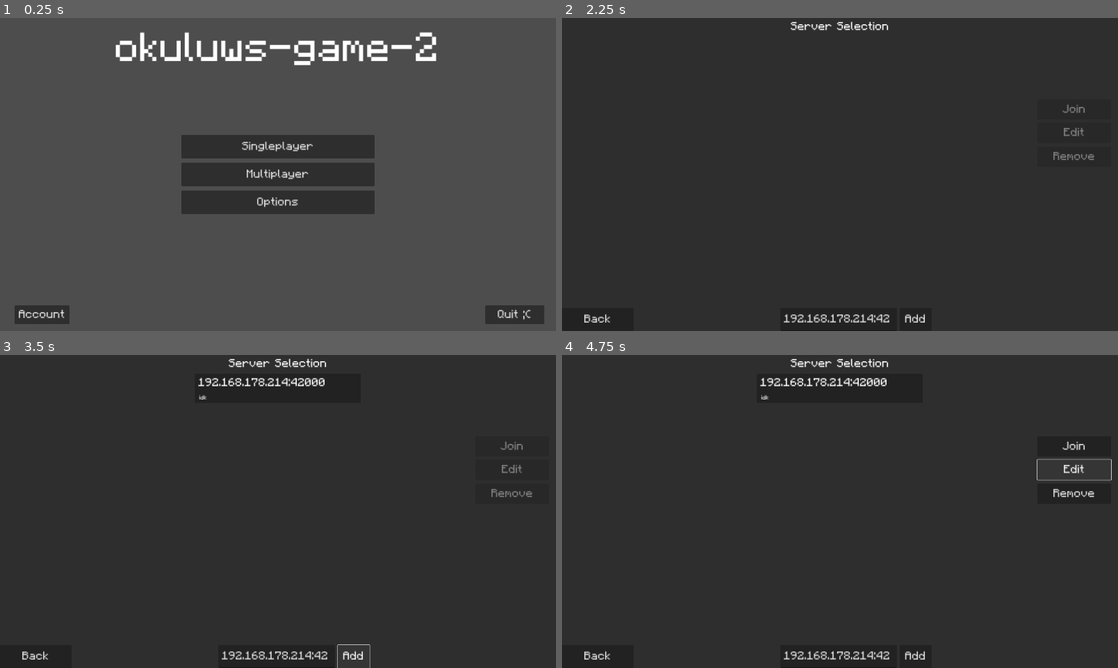
Above: before the commit, frames 1-4 (two rows, left to right).
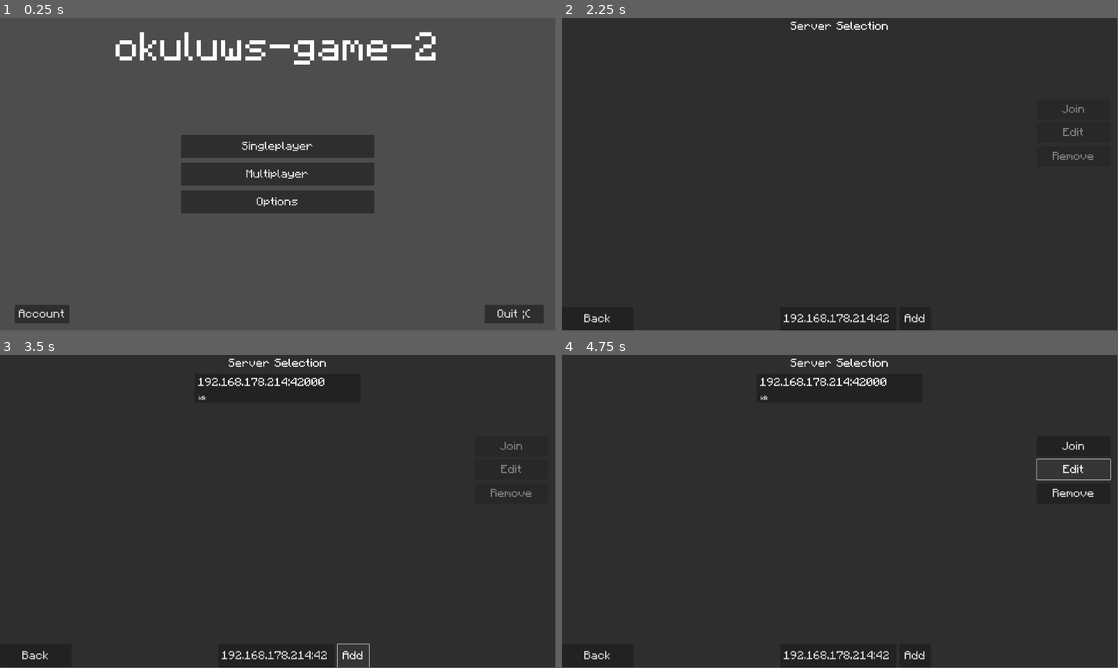
Above: after the commit, the same moments.

Repository: okuluws/okuluws_game_2_godot
Game: Godot game, scene res://main/main.tscn
The game is run twice, just before and just after one commit, with the same random seed, the same clock (stepped at 60 frames per second) and the same inputs.
Inputs:
- Up to frame 1 (0.25 s): no input
- Up to frame 2 (2.25 s): click "Singleplayer" at 0.5 s; click "Back" at 1.25 s; click "Multiplayer" at 2 s
- Up to frame 3 (3.5 s): click "Add" at 2.75 s
- Up to frame 4 (4.75 s): click "192.168.178.214:42000" at 3.5 s; click "Edit" at 4.25 s
In our replay, the window is 800x450 before the commit and 799x449 after it. These sizes can differ from the game's own. Grey fills any space a smaller window leaves; there, only what the larger window draws over its background counts as a difference.

The runs differ from the first frame. In frame 1, 1.7% of the frame differs, in the area x 2-98%, y 4-98%; in frame 2, 0.7%; in frame 3, 1.1%; in frame 4, 1.2%.

Commit message:
removed a bit of stupid

Diff:
--- a/home/game_options.tscn
+++ b/home/game_options.tscn
@@ -1,7 +1,6 @@
-[gd_scene load_steps=3 format=3 uid="uid://cjt0tkkrfpo4n"]
+[gd_scene load_steps=2 format=3 uid="uid://cjt0tkkrfpo4n"]
 
 [ext_resource type="Script" path="res://home/game_options.gd" id="1_o6cjf"]
-[ext_resource type="Theme" uid="uid://b0by7hlhq1qlj" path="res://main/pixel_theme.tres" id="2_prsvr"]
 
 [node name="Game Options" type="CanvasLayer"]
 script = ExtResource("1_o6cjf")
@@ -15,7 +14,6 @@
 offset_right = 54.0
 offset_bottom = 59.0
 grow_horizontal = 2
-theme = ExtResource("2_prsvr")
 theme_override_font_sizes/font_size = 40
 text = "Game - Settings"
 horizontal_alignment = 1
@@ -29,7 +27,6 @@
 offset_right = 540.0
 offset_bottom = 556.0
 grow_horizontal = 2
-theme = ExtResource("2_prsvr")
 
 [node name="General" type="Control" parent="TabContainer"]
 layout_mode = 2
@@ -124,10 +121,10 @@
 offset_bottom = 8.0
 grow_horizontal = 0
 grow_vertical = 2
-min_value = 1.0
-max_value = 4.0
+min_value = 0.1
+max_value = 3.0
 step = 0.1
-value = 1.0
+value = 0.1
 
 [node name="ResetConfigButton" type="Button" parent="TabContainer/General"]
 layout_mode = 1
@@ -136,11 +133,10 @@
 anchor_top = 1.0
 anchor_right = 1.0
 anchor_bottom = 1.0
-offset_left = -200.0
+offset_left = -252.0
 offset_top = -38.0
 grow_horizontal = 0
 grow_vertical = 0
-theme = ExtResource("2_prsvr")
 flat = true
 
 [node name="Label" type="Label" parent="TabContainer/General/ResetConfigButton"]
@@ -166,7 +162,6 @@
 offset_right = -232.0
 offset_bottom = 632.0
 grow_horizontal = 2
-theme = ExtResource("2_prsvr")
 text = "Back"
 
 [node name="Save" type="Button" parent="."]
@@ -178,7 +173,6 @@
 offset_right = 540.0
 offset_bottom = 632.0
 grow_horizontal = 2
-theme = ExtResource("2_prsvr")
 disabled = true
 text = "Apply"
 
--- a/home/server_display.tscn
+++ b/home/server_display.tscn
@@ -1,7 +1,6 @@
-[gd_scene load_steps=3 format=3 uid="uid://b16xrjs6ew5gl"]
+[gd_scene load_steps=2 format=3 uid="uid://b16xrjs6ew5gl"]
 
 [ext_resource type="Script" path="res://home/server_display.gd" id="1_ob0f0"]
-[ext_resource type="Theme" uid="uid://b0by7hlhq1qlj" path="res://main/pixel_theme.tres" id="1_r0g2m"]
 
 [node name="Server Display" type="Button" node_paths=PackedStringArray("server_name_label")]
 custom_minimum_size = Vector2(0, 100)
@@ -9,7 +8,6 @@
 offset_bottom = 114.0
 size_flags_horizontal = 3
 size_flags_vertical = 0
-theme = ExtResource("1_r0g2m")
 script = ExtResource("1_ob0f0")
 server_name_label = NodePath("Server Name")
 
--- a/home/server_selection.tscn
+++ b/home/server_selection.tscn
@@ -1,6 +1,5 @@
-[gd_scene load_steps=3 format=3 uid="uid://bu5sofg6f5shv"]
+[gd_scene load_steps=2 format=3 uid="uid://bu5sofg6f5shv"]
 
-[ext_resource type="Theme" uid="uid://b0by7hlhq1qlj" path="res://main/pixel_theme.tres" id="1_7ygn6"]
 [ext_resource type="Script" path="res://home/server_selection.gd" id="1_lqv63"]
 
 [node name="Server Selection" type="CanvasLayer" node_paths=PackedStringArray("server_address_edit", "server_list_vbox", "join_server_button", "edit_server_button", "remove_server_button")]
@@ -27,7 +26,6 @@
 offset_right = 173.0
 offset_bottom = 49.0
 grow_horizontal = 2
-theme = ExtResource("1_7ygn6")
 theme_override_font_sizes/normal_font_size = 40
 bbcode_enabled = true
 text = "[center]Server Selection"
@@ -64,7 +62,6 @@
 grow_vertical = 2
 size_flags_horizontal = 3
 size_flags_vertical = 3
-theme = ExtResource("1_7ygn6")
 disabled = true
 text = "Join"
 
@@ -80,7 +77,6 @@
 offset_bottom = -109.0
 grow_horizontal = 0
 grow_vertical = 2
-theme = ExtResource("1_7ygn6")
 disabled = true
 text = "Edit"
 
@@ -96,7 +92,6 @@
 offset_bottom = -26.0
 grow_horizontal = 0
 grow_vertical = 2
-theme = ExtResource("1_7ygn6")
 disabled = true
 text = "Remove"
 
@@ -109,7 +104,6 @@
 grow_vertical = 0
 size_flags_horizontal = 0
 size_flags_vertical = 0
-theme = ExtResource("1_7ygn6")
 text = "Back"
 
 [node name="Server Address" type="LineEdit" parent="."]
@@ -124,7 +118,6 @@
 grow_horizontal = 2
 grow_vertical = 0
 size_flags_horizontal = 3
-theme = ExtResource("1_7ygn6")
 text = "192.168.178.214:42000"
 placeholder_text = "address"
 alignment = 1
@@ -141,7 +134,6 @@
 grow_horizontal = 2
 grow_vertical = 0
 size_flags_vertical = 3
-theme = ExtResource("1_7ygn6")
 text = "Add"
 
 [connection signal="pressed" from="Join Server" to="." method="_on_join_server_pressed"]
--- a/home/title_screen.tscn
+++ b/home/title_screen.tscn
@@ -1,7 +1,6 @@
-[gd_scene load_steps=3 format=3 uid="uid://bqtr7tqdd75x5"]
+[gd_scene load_steps=2 format=3 uid="uid://bqtr7tqdd75x5"]
 
 [ext_resource type="Script" path="res://home/title_screen.gd" id="1_44pfs"]
-[ext_resource type="Theme" uid="uid://b0by7hlhq1qlj" path="res://main/pixel_theme.tres" id="2_q8lmu"]
 
 [node name="TitleScreen" type="CanvasLayer"]
 script = ExtResource("1_44pfs")
@@ -15,7 +14,6 @@
 offset_right = 697.0
 offset_bottom = 175.0
 grow_horizontal = 2
-theme = ExtResource("2_q8lmu")
 theme_override_font_sizes/normal_font_size = 140
 bbcode_enabled = true
 text = "[center]okuluws-game-2"
@@ -31,7 +29,6 @@
 offset_right = 545.0
 offset_bottom = 193.0
 grow_horizontal = 2
-theme = ExtResource("2_q8lmu")
 
 [node name="VBoxContainer" type="VBoxContainer" parent="."]
 anchors_preset = 8
@@ -50,21 +47,18 @@
 custom_minimum_size = Vector2(0, 80)
 layout_mode = 2
 size_flags_vertical = 2
-theme = ExtResource("2_q8lmu")
 text = "Singleplayer"
 
 [node name="Multiplayer" type="Button" parent="VBoxContainer"]
 custom_minimum_size = Vector2(0, 80)
 layout_mode = 2
 size_flags_vertical = 6
-theme = ExtResource("2_q8lmu")
 text = "Multiplayer"
 
 [node name="Options" type="Button" parent="VBoxContainer"]
 custom_minimum_size = Vector2(0, 80)
 layout_mode = 2
 size_flags_vertical = 10
-theme = ExtResource("2_q8lmu")
 text = "Options"
 
 [node name="Quit" type="Button" parent="."]
@@ -79,7 +73,6 @@
 offset_bottom = -24.0
 grow_horizontal = 0
 grow_vertical = 0
-theme = ExtResource("2_q8lmu")
 text = "Quit ;("
 
 [node name="Account" type="Button" parent="."]
@@ -91,7 +84,6 @@
 offset_right = 240.0
 offset_bottom = -24.0
 grow_vertical = 0
-theme = ExtResource("2_q8lmu")
 text = "Account
 "
 
@@ -108,7 +100,6 @@
 offset_bottom = 101.0
 grow_horizontal = 2
 grow_vertical = 2
-theme = ExtResource("2_q8lmu")
 color = Color(0.176471, 0.176471, 0.176471, 1)
 
 [node name="Login Info" type="Label" parent="Account Manage Panel"]
--- a/home/world_display.tscn
+++ b/home/world_display.tscn
@@ -1,7 +1,6 @@
-[gd_scene load_steps=3 format=3 uid="uid://b75h5pk7slpam"]
+[gd_scene load_steps=2 format=3 uid="uid://b75h5pk7slpam"]
 
 [ext_resource type="Script" path="res://home/world_display.gd" id="1_541gy"]
-[ext_resource type="Theme" uid="uid://b0by7hlhq1qlj" path="res://main/pixel_theme.tres" id="1_hit25"]
 
 [node name="World Display" type="Button" node_paths=PackedStringArray("world_name", "playtime", "version")]
 custom_minimum_size = Vector2(0, 120)
@@ -36,7 +35,6 @@
 offset_right = 274.0
 offset_bottom = 27.0
 mouse_filter = 1
-theme = ExtResource("1_hit25")
 text = "Test"
 fit_content = true
 
@@ -49,7 +47,6 @@
 offset_right = 542.0
 grow_vertical = 0
 mouse_filter = 1
-theme = ExtResource("1_hit25")
 theme_override_font_sizes/normal_font_size = 20
 text = "Playtime: 37h"
 fit_content = true
@@ -65,7 +62,6 @@
 offset_top = -20.0
 grow_horizontal = 0
 grow_vertical = 0
-theme = ExtResource("1_hit25")
 theme_override_colors/default_color = Color(0.531713, 0.531713, 0.531713, 1)
 theme_override_font_sizes/normal_font_size = 20
 text = "Version 0.0.1"
--- a/home/world_edit.tscn
+++ b/home/world_edit.tscn
@@ -1,7 +1,6 @@
-[gd_scene load_steps=3 format=3 uid="uid://c4by3skeseg0c"]
+[gd_scene load_steps=2 format=3 uid="uid://c4by3skeseg0c"]
 
 [ext_resource type="Script" path="res://home/world_edit.gd" id="1_suxo1"]
-[ext_resource type="Theme" uid="uid://b0by7hlhq1qlj" path="res://main/pixel_theme.tres" id="1_y01jw"]
 
 [node name="World Edit" type="CanvasLayer" node_paths=PackedStringArray("config_title")]
 script = ExtResource("1_suxo1")
@@ -16,7 +15,6 @@
 offset_right = 188.0
 offset_bottom = 69.0
 grow_horizontal = 2
-theme = ExtResource("1_y01jw")
 theme_override_font_sizes/font_size = 40
 text = "New Ford - Config"
 
@@ -29,7 +27,6 @@
 offset_right = 519.0
 offset_bottom = 547.0
 grow_horizontal = 2
-theme = ExtResource("1_y01jw")
 
 [node name="General" type="Control" parent="TabContainer"]
 layout_mode = 2
@@ -66,7 +63,6 @@
 offset_right = 519.0
 offset_bottom = 633.0
 grow_horizontal = 2
-theme = ExtResource("1_y01jw")
 theme_override_font_sizes/font_size = 30
 text = "Back"
 
--- a/home/world_selection.tscn
+++ b/home/world_selection.tscn
@@ -1,7 +1,6 @@
-[gd_scene load_steps=3 format=3 uid="uid://bus6e712ij5qc"]
+[gd_scene load_steps=2 format=3 uid="uid://bus6e712ij5qc"]
 
 [ext_resource type="Script" path="res://home/world_selection.gd" id="1_cep2k"]
-[ext_resource type="Theme" uid="uid://b0by7hlhq1qlj" path="res://main/pixel_theme.tres" id="1_m1hu2"]
 
 [node name="World Selection" type="CanvasLayer" node_paths=PackedStringArray("world_display_vbox")]
 script = ExtResource("1_cep2k")
@@ -13,7 +12,6 @@
 offset_top = 12.0
 offset_bottom = 52.0
 grow_horizontal = 2
-theme = ExtResource("1_m1hu2")
 theme_override_font_sizes/normal_font_size = 50
 bbcode_enabled = true
 text = "[center]Worlds"
@@ -31,7 +29,6 @@
 offset_bottom = -50.0
 grow_horizontal = 2
 grow_vertical = 0
-theme = ExtResource("1_m1hu2")
 text = "New World"
 
 [node name="Back" type="Button" parent="."]
@@ -46,7 +43,6 @@
 offset_bottom = -50.0
 grow_horizontal = 2
 grow_vertical = 0
-theme = ExtResource("1_m1hu2")
 text = "Back"
 
 [node name="ScrollContainer" type="ScrollContainer" parent="."]
@@ -76,7 +72,6 @@
 offset_right = 531.0
 offset_bottom = 138.0
 grow_horizontal = 2
-theme = ExtResource("1_m1hu2")
 disabled = true
 text = "Join"
 
@@ -89,7 +84,6 @@
 offset_right = 531.0
 offset_bottom = 215.0
 grow_horizontal = 2
-theme = ExtResource("1_m1hu2")
 disabled = true
 text = "Edit"
 
@@ -102,7 +96,6 @@
 offset_right = 531.0
 offset_bottom = 294.0
 grow_horizontal = 2
-theme = ExtResource("1_m1hu2")
 disabled = true
 text = "Host"
 
--- a/main/main.gd
+++ b/main/main.gd
@@ -12,7 +12,6 @@
 	#var k = Crypto.new().generate_rsa(256)
 	#print(k.save_to_string())
 	#print(k.save_to_string(true))
-
 
 
 
@@ -43,7 +42,7 @@
 
 func reset_config():
 	_config.clear()
-	set_content_scale_factor(3.0 if OS.has_feature("mobile") else 2.0)
+	set_content_scale_factor(1.0)
 	set_virtual_joystick(OS.has_feature("mobile"))
 	apply_changes()
 	save_config()
--- a/overworld/squareenemy/squareenemy_client.tscn
+++ b/overworld/squareenemy/squareenemy_client.tscn
@@ -1,8 +1,7 @@
-[gd_scene load_steps=6 format=3 uid="uid://d030v3fi71op6"]
+[gd_scene load_steps=5 format=3 uid="uid://d030v3fi71op6"]
 
 [ext_resource type="Texture2D" uid="uid://c32brgefmkhb5" path="res://overworld/squareenemy/squareenemy.png" id="1_w5gkl"]
 [ext_resource type="PackedScene" uid="uid://bgii108pfe4g7" path="res://overworld/squareenemy/squareenemy_sync.tscn" id="2_6ai2t"]
-[ext_resource type="Theme" uid="uid://b0by7hlhq1qlj" path="res://main/pixel_theme.tres" id="2_ar6c2"]
 [ext_resource type="Script" path="res://overworld/squareenemy/squareenemy_client.gd" id="2_l2wf6"]
 
 [sub_resource type="SpriteFrames" id="SpriteFrames_leusy"]
@@ -33,7 +32,6 @@
 offset_bottom = -108.0
 grow_horizontal = 2
 grow_vertical = 2
-theme = ExtResource("2_ar6c2")
 bbcode_enabled = true
 fit_content = true
 autowrap_mode = 0
--- a/players/player/item_slot.tscn
+++ b/players/player/item_slot.tscn
@@ -1,7 +1,6 @@
-[gd_scene load_steps=6 format=3 uid="uid://2kp10yh3ks88"]
+[gd_scene load_steps=5 format=3 uid="uid://2kp10yh3ks88"]
 
 [ext_resource type="Texture2D" uid="uid://dwycix1oxdt4y" path="res://players/player/itemslot.png" id="1_u0mvj"]
-[ext_resource type="Theme" uid="uid://b0by7hlhq1qlj" path="res://main/pixel_theme.tres" id="2_kjptc"]
 [ext_resource type="Script" path="res://players/player/item_slot.gd" id="2_vis3q"]
 [ext_resource type="Texture2D" uid="uid://dovfpolfsgcmj" path="res://players/player/itemslot_hover_overlay.png" id="2_vuae2"]
 [ext_resource type="Texture2D" uid="uid://cejaa7ovy8q4a" path="res://players/player/itemslot_selected.png" id="3_d34o4"]
@@ -44,7 +43,6 @@
 offset_bottom = 3.0
 grow_horizontal = 0
 grow_vertical = 0
-theme = ExtResource("2_kjptc")
 horizontal_alignment = 2
 
 [connection signal="mouse_entered" from="." to="." method="_on_mouse_entered"]
--- /dev/null
+++ b/players/player/message-square-lines-svgrepo-com.svg
@@ -0,0 +1,12 @@
+<!DOCTYPE svg PUBLIC "-//W3C//DTD SVG 1.1//EN" "http://www.w3.org/Graphics/SVG/1.1/DTD/svg11.dtd">
+
+<!-- Uploaded to: SVG Repo, www.svgrepo.com, Transformed by: SVG Repo Mixer Tools -->
+<svg width="64px" height="64px" viewBox="0 0 24 24" fill="none" xmlns="http://www.w3.org/2000/svg">
+
+<g id="SVGRepo_bgCarrier" stroke-width="0"/>
+
+<g id="SVGRepo_tracerCarrier" stroke-linecap="round" stroke-linejoin="round"/>
+
+<g id="SVGRepo_iconCarrier"> <path d="M7 9H17M7 13H12M21 20L17.6757 18.3378C17.4237 18.2118 17.2977 18.1488 17.1656 18.1044C17.0484 18.065 16.9277 18.0365 16.8052 18.0193C16.6672 18 16.5263 18 16.2446 18H6.2C5.07989 18 4.51984 18 4.09202 17.782C3.71569 17.5903 3.40973 17.2843 3.21799 16.908C3 16.4802 3 15.9201 3 14.8V7.2C3 6.07989 3 5.51984 3.21799 5.09202C3.40973 4.71569 3.71569 4.40973 4.09202 4.21799C4.51984 4 5.0799 4 6.2 4H17.8C18.9201 4 19.4802 4 19.908 4.21799C20.2843 4.40973 20.5903 4.71569 20.782 5.09202C21 5.51984 21 6.0799 21 7.2V20Z" stroke="#ffffff" stroke-width="2" stroke-linecap="round" stroke-linejoin="round"/> </g>
+
+</svg>
--- a/players/player/player_client.tscn
+++ b/players/player/player_client.tscn
@@ -11,7 +11,6 @@
 [ext_resource type="Texture2D" uid="uid://xeg0s52f6dnp" path="res://players/player/player_type_textures/widesquare_left.png" id="9_x8vpw"]
 [ext_resource type="Texture2D" uid="uid://b3whmyh0u225l" path="res://players/player/player_type_textures/widesquare_right.png" id="10_lrul5"]
 [ext_resource type="AnimationLibrary" uid="uid://30r37upuil23" path="res://players/player/player_type_collisions.res" id="11_s1qff"]
-[ext_resource type="Theme" uid="uid://b0by7hlhq1qlj" path="res://main/pixel_theme.tres" id="12_idfbj"]
 [ext_resource type="PackedScene" uid="uid://l656i6ffv5hp" path="res://players/player/player_common.tscn" id="13_wk28a"]
 
 [sub_resource type="SpriteFrames" id="SpriteFrames_kjyd5"]
@@ -147,7 +146,6 @@
 offset_bottom = -72.0
 grow_horizontal = 2
 grow_vertical = 2
-theme = ExtResource("12_idfbj")
 bbcode_enabled = true
 fit_content = true
 autowrap_mode = 0
@@ -164,7 +162,6 @@
 offset_bottom = -43.0
 grow_horizontal = 2
 grow_vertical = 2
-theme = ExtResource("12_idfbj")
 bbcode_enabled = true
 fit_content = true
 autowrap_mode = 0
--- a/players/player/player_ui.tscn
+++ b/players/player/player_ui.tscn
@@ -1,10 +1,10 @@
-[gd_scene load_steps=19 format=3 uid="uid://bxvyedtgh5oup"]
+[gd_scene load_steps=14 format=3 uid="uid://bxvyedtgh5oup"]
 
 [ext_resource type="Script" path="res://players/player/player_ui.gd" id="1_36y60"]
 [ext_resource type="PackedScene" uid="uid://2kp10yh3ks88" path="res://players/player/item_slot.tscn" id="2_go7u1"]
 [ext_resource type="Texture2D" uid="uid://cvx4784ydkpoa" path="res://players/player/move_joypad_ring.png" id="2_odcgh"]
 [ext_resource type="Texture2D" uid="uid://6fdutlcs8mgv" path="res://players/player/move_joypad_circle.png" id="3_ebo5c"]
-[ext_resource type="Theme" uid="uid://b0by7hlhq1qlj" path="res://main/pixel_theme.tres" id="3_j4onj"]
+[ext_resource type="Texture2D" uid="uid://ccxena86it8n0" path="res://players/player/message-square-lines-svgrepo-com.svg" id="6_rsgrs"]
 
 [sub_resource type="StyleBoxEmpty" id="StyleBoxEmpty_frl8a"]
 
@@ -15,16 +15,6 @@
 [sub_resource type="StyleBoxEmpty" id="StyleBoxEmpty_m6x54"]
 
 [sub_resource type="StyleBoxEmpty" id="StyleBoxEmpty_75myt"]
-
-[sub_resource type="StyleBoxEmpty" id="StyleBoxEmpty_br4io"]
-
-[sub_resource type="StyleBoxEmpty" id="StyleBoxEmpty_jxpqc"]
-
-[sub_resource type="StyleBoxEmpty" id="StyleBoxEmpty_b0tth"]
-
-[sub_resource type="StyleBoxEmpty" id="StyleBoxEmpty_31hdb"]
-
-[sub_resource type="StyleBoxEmpty" id="StyleBoxEmpty_05mrd"]
 
 [sub_resource type="StyleBoxEmpty" id="StyleBoxEmpty_pmrtj"]
 
@@ -53,19 +43,13 @@
 action_mode = 0
 
 [node name="MovementJoypadSpawnArea" type="Button" parent="."]
-anchors_preset = 2
-anchor_top = 1.0
-anchor_bottom = 1.0
-offset_top = -307.0
-offset_right = 404.0
-offset_bottom = 6.0
-grow_vertical = 0
+anchors_preset = -1
+anchor_top = 0.653
+anchor_right = 0.5
+anchor_bottom = 1.0
+offset_top = -0.480225
+offset_right = -332.0
 focus_mode = 0
-theme_override_styles/normal = SubResource("StyleBoxEmpty_br4io")
-theme_override_styles/hover = SubResource("StyleBoxEmpty_jxpqc")
-theme_override_styles/pressed = SubResource("StyleBoxEmpty_b0tth")
-theme_override_styles/disabled = SubResource("StyleBoxEmpty_31hdb")
-theme_override_styles/focus = SubResource("StyleBoxEmpty_05mrd")
 
 [node name="MovementJoypadRing" type="Control" parent="."]
 visible = false
@@ -271,7 +255,6 @@
 offset_bottom = -26.0
 grow_horizontal = 2
 grow_vertical = 0
-theme = ExtResource("3_j4onj")
 theme_override_styles/focus = SubResource("StyleBoxEmpty_pmrtj")
 action_mode = 0
 shortcut = SubResource("Shortcut_qax0n")
@@ -291,9 +274,31 @@
 offset_bottom = 60.0
 grow_horizontal = 2
 grow_vertical = 2
-theme = ExtResource("3_j4onj")
 theme_override_font_sizes/font_size = 80
 text = "^"
+
+[node name="Panel" type="Panel" parent="."]
+anchors_preset = -1
+anchor_top = 0.2375
+anchor_right = 0.397396
+anchor_bottom = 0.763426
+grow_vertical = 2
+metadata/_edit_use_anchors_ = true
+
+[node name="OpenChatButton" type="Button" parent="."]
+anchors_preset = -1
+anchor_top = 0.237
+anchor_bottom = 0.237
+offset_top = 1.07996
+offset_right = 72.0
+offset_bottom = 73.08
+grow_vertical = 2
+icon = ExtResource("6_rsgrs")
+
+[node name="VBoxContainer" type="VBoxContainer" parent="."]
+offset_top = 1527.0
+offset_right = 1526.0
+offset_bottom = 1649.0
 
 [connection signal="button_down" from="MovementJoypadSpawnArea" to="." method="_on_movement_joypad_spawn_area_button_down"]
 [connection signal="button_up" from="MovementJoypadSpawnArea" to="." method="_on_movement_joypad_spawn_area_button_up"]
--- a/project.godot
+++ b/project.godot
@@ -24,9 +24,12 @@
 window/size/viewport_height=2160
 window/size/window_width_override=1920
 window/size/window_height_override=1080
-window/stretch/mode="canvas_items"
 window/stretch/aspect="expand"
 window/handheld/orientation=4
+
+[gui]
+
+theme/custom="res://main/pixel_theme.tres"
 
 [input]
 
--- a/worlds/chat_message.tscn
+++ b/worlds/chat_message.tscn
@@ -1,10 +1,7 @@
-[gd_scene load_steps=2 format=3 uid="uid://bdepnxpco2mky"]
-
-[ext_resource type="Theme" uid="uid://b0by7hlhq1qlj" path="res://main/pixel_theme.tres" id="1_6yo8r"]
+[gd_scene format=3 uid="uid://bdepnxpco2mky"]
 
 [node name="Chat Message" type="RichTextLabel"]
 offset_right = 929.0
 offset_bottom = 40.0
-theme = ExtResource("1_6yo8r")
 bbcode_enabled = true
 fit_content = true
--- a/worlds/client_ui.tscn
+++ b/worlds/client_ui.tscn
@@ -1,7 +1,6 @@
-[gd_scene load_steps=9 format=3 uid="uid://bueen1crlh8ea"]
+[gd_scene load_steps=8 format=3 uid="uid://bueen1crlh8ea"]
 
 [ext_resource type="Script" path="res://worlds/client_ui.gd" id="1_2d0ws"]
-[ext_resource type="Theme" uid="uid://b0by7hlhq1qlj" path="res://main/pixel_theme.tres" id="2_qp16o"]
 
 [sub_resource type="StyleBoxEmpty" id="StyleBoxEmpty_6w3jb"]
 
@@ -24,7 +23,6 @@
 script = ExtResource("1_2d0ws")
 
 [node name="Tabs" type="TabContainer" parent="."]
-visible = false
 anchors_preset = 5
 anchor_left = 0.5
 anchor_right = 0.5
@@ -33,7 +31,6 @@
 offset_right = 438.0
 offset_bottom = 533.0
 grow_horizontal = 2
-theme = ExtResource("2_qp16o")
 
 [node name="World" type="Panel" parent="Tabs"]
 layout_mode = 2
@@ -49,7 +46,6 @@
 offset_right = 256.0
 offset_bottom = 171.0
 grow_horizontal = 2
-theme = ExtResource("2_qp16o")
 text = "Resume"
 
 [node name="Open LAN" type="Button" parent="Tabs/World"]
@@ -62,7 +58,6 @@
 offset_right = 256.0
 offset_bottom = 246.0
 grow_horizontal = 2
-theme = ExtResource("2_qp16o")
 text = "Open to LAN"
 
 [node name="Quit World" type="Button" parent="Tabs/World"]
@@ -75,7 +70,6 @@
 offset_right = 256.0
 offset_bottom = 322.0
 grow_horizontal = 2
-theme = ExtResource("2_qp16o")
 text = "Quit"
 
 [node name="Settings" type="Control" parent="Tabs"]
@@ -85,7 +79,6 @@
 [node name="Chat" type="Panel" parent="Tabs"]
 visible = false
 layout_mode = 2
-theme = ExtResource("2_qp16o")
 theme_override_styles/panel = SubResource("StyleBoxEmpty_xto3y")
 
 [node name="ScrollContainer" type="ScrollContainer" parent="Tabs/Chat"]
@@ -169,7 +162,6 @@
 offset_bottom = 50.0
 grow_horizontal = 2
 grow_vertical = 2
-theme = ExtResource("2_qp16o")
 theme_override_font_sizes/font_size = 60
 text = "="
 
Not shown, added: players/player/message-square-lines-svgrepo-com.svg.import
Not shown: 1 places in players/player/player_client.tscn that only renumber resources
